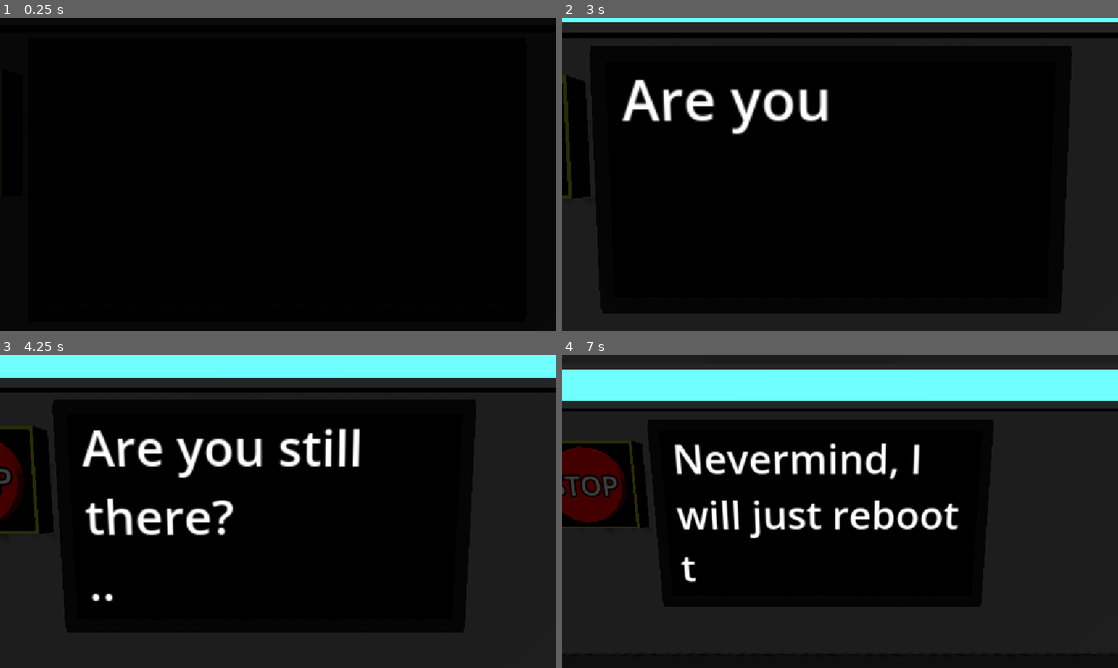
Above: before the commit, frames 1-4 (two rows, left to right).
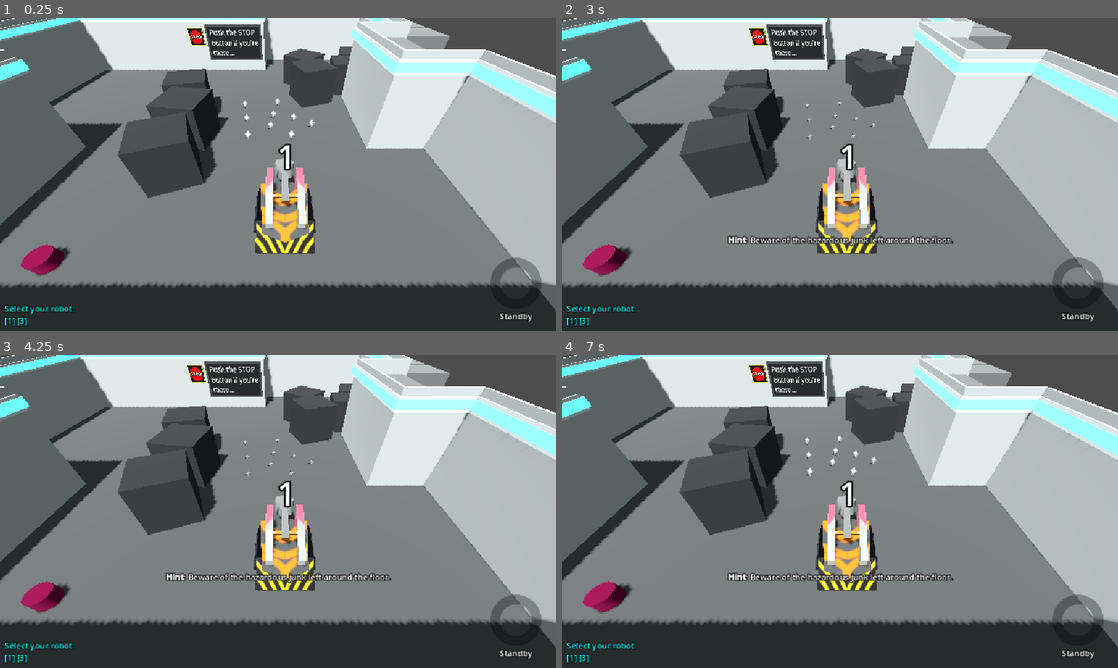
Above: after the commit, the same moments.

Repository: gheja/bot-loop
Game: Godot game, scene res://scenes/main_scene.tscn
Two runs of this game, one before a commit and one after it. Both use one fixed random seed, a clock stepped at 60 frames per second and the inputs below.
Inputs (mouse positions are in pixels of both pictures, inside the frame that each line leads up to):
- Up to frame 1 (0.25 s): no input
- Up to frame 2 (3 s): move the mouse to (962, 158) at 0.52 s; hold D (move_right) 0.53-1.28 s; tap E (action_primary) every 0.75 s from 0.6 to 2.85 s; move the mouse to (812, 174) at 1.27 s; hold W (move_up) from 1.28 s (still down); move the mouse to (851, 168) at 2.02 s; move the mouse to (834, 180) at 2.77 s
- Up to frame 3 (4.25 s): keep holding W (move_up); move the mouse to (316, 514) at 3.52 s; tap E (action_primary) at 3.6 s
- Up to frame 4 (7 s): move the mouse to (795, 508) at 4.27 s; tap E (action_primary) every 0.75 s from 4.35 to 6.6 s; move the mouse to (845, 511) at 5.02 s; move the mouse to (817, 505) at 5.77 s; release W (move_up) at 5.78 s; hold D (move_right) 5.78-6.53 s; move the mouse to (867, 511) at 6.52 s; hold W (move_up) from 6.53 s (still down)

The runs differ from the first frame. In frame 1, 99% of the frame differs, in the area x 0-100%, y 0-100%; in frame 2, 92%; in frame 3, 86%; in frame 4, 88%.

Commit message:
Added PlayerCharacterMini, started to implement bot selection

Diff:
--- a/src/objects/player_character_base.gd
+++ b/src/objects/player_character_base.gd
@@ -7,7 +7,7 @@
 @export var has_primary_action = true
 @export var controls_help_text = "[E] [Click] Use hammer"
 
-@export_enum("hammer", "roomba") var bot_class = "hammer"
+@export_enum("hammer", "roomba", "mini") var bot_class = "hammer"
 
 @onready var camera_pivot = $Node3D/CameraPivot
 @onready var camera = $Node3D/CameraPivot/SpringArm3D/Camera3D
@@ -15,6 +15,8 @@
 @onready var upper_body = $Visuals/UpperBody
 @onready var player_index_label: Label3D = $Visuals/PlayerIndexLabel
 @onready var moving_platform_raycast: RayCast3D = $MovingPlatformRaycast
+@onready var ghost_indicator: CSGSphere3D = $Visuals/Indicators/GhostIndicator
+@onready var selection_indicator: CSGSphere3D = $Visuals/Indicators/SelectionIndicator
 
 @onready var effect_scene = preload("res://effects/effect_broken_down.tscn")
 
@@ -34,6 +36,14 @@
 }
 
 func _ready() -> void:
+	if bot_class == "mini":
+		$PlayerSelectionArea.monitoring = true
+	else:
+		$PlayerSelectionHitbox.monitorable = true
+
+	ghost_indicator.hide()
+	selection_indicator.hide()
+
 	if player_index == -1:
 		# this is hackis but at least this way we don't need to edit the children
 		var parent = get_parent()
@@ -161,3 +171,31 @@
 			return
 
 	break_down()
+
+func get_parent_of_type(obj: Node3D, class_to_search: String):
+	var parent: Node3D
+	parent = obj
+	while true:
+		if parent.is_class(class_to_search):
+			return parent
+
+		parent = parent.get_parent()
+		assert(parent)
+
+var highlighted_character: ObjectPlayerCharacter = null
+
+func set_highlight(value: bool):
+	selection_indicator.visible = value
+
+func _on_player_selection_area_area_entered(area: Area3D) -> void:
+	if highlighted_character:
+		highlighted_character.set_highlight(false)
+		highlighted_character = null
+
+	highlighted_character = get_parent_of_type(area, "CharacterBody3D")
+	highlighted_character.set_highlight(true)
+
+func _on_player_selection_area_area_exited(area: Area3D) -> void:
+	if highlighted_character:
+		highlighted_character.set_highlight(false)
+		highlighted_character = null
--- a/src/objects/player_character_base.tscn
+++ b/src/objects/player_character_base.tscn
@@ -1,6 +1,12 @@
-[gd_scene load_steps=7 format=3 uid="uid://cbv1iy11bd6x1"]
+[gd_scene load_steps=10 format=3 uid="uid://cbv1iy11bd6x1"]
 
 [ext_resource type="Script" uid="uid://c8ry4ey5mq5yc" path="res://objects/player_character_base.gd" id="1_w4qtm"]
+
+[sub_resource type="StandardMaterial3D" id="StandardMaterial3D_5jmjx"]
+albedo_color = Color(0, 1, 1, 1)
+
+[sub_resource type="StandardMaterial3D" id="StandardMaterial3D_nhemo"]
+albedo_color = Color(1, 0, 0, 1)
 
 [sub_resource type="SphereShape3D" id="SphereShape3D_h5vi8"]
 
@@ -17,6 +23,9 @@
 height = 0.400269
 radius = 0.581543
 
+[sub_resource type="SphereShape3D" id="SphereShape3D_5jmjx"]
+radius = 0.8
+
 [node name="PlayerCharacterBase" type="CharacterBody3D" groups=["player_objects"]]
 script = ExtResource("1_w4qtm")
 
@@ -26,6 +35,20 @@
 
 [node name="UpperBody" type="Node3D" parent="Visuals"]
 transform = Transform3D(1, 0, 0, 0, 1, 0, 0, 0, 1, 0, 0.80354, 0)
+
+[node name="Indicators" type="Node3D" parent="Visuals"]
+
+[node name="GhostIndicator" type="CSGSphere3D" parent="Visuals/Indicators"]
+transform = Transform3D(1, 0, 0, 0, 1, 0, 0, 0, 1, 0, 1, 0)
+radial_segments = 4
+rings = 2
+material = SubResource("StandardMaterial3D_5jmjx")
+
+[node name="SelectionIndicator" type="CSGSphere3D" parent="Visuals/Indicators"]
+transform = Transform3D(1, 0, 0, 0, 1, 0, 0, 0, 1, 0, 1.53409, 0)
+radial_segments = 4
+rings = 2
+material = SubResource("StandardMaterial3D_nhemo")
 
 [node name="PlayerIndexLabel" type="Label3D" parent="Visuals"]
 transform = Transform3D(1, 0, 0, 0, 1, 0, 0, 0, 1, 0, 2, 0)
@@ -74,4 +97,24 @@
 [node name="MovingPlatformRaycast" type="RayCast3D" parent="."]
 collision_mask = 8
 
+[node name="PlayerSelectionHitbox" type="Area3D" parent="."]
+collision_layer = 16
+collision_mask = 0
+monitoring = false
+monitorable = false
+
+[node name="CollisionShape3D" type="CollisionShape3D" parent="PlayerSelectionHitbox"]
+shape = SubResource("SphereShape3D_5jmjx")
+
+[node name="PlayerSelectionArea" type="Area3D" parent="."]
+collision_layer = 0
+collision_mask = 16
+monitoring = false
+monitorable = false
+
+[node name="CollisionShape3D" type="CollisionShape3D" parent="PlayerSelectionArea"]
+shape = SubResource("SphereShape3D_5jmjx")
+
 [connection signal="area_entered" from="HitBox" to="." method="_on_hit_box_area_entered"]
+[connection signal="area_entered" from="PlayerSelectionArea" to="." method="_on_player_selection_area_area_entered"]
+[connection signal="area_exited" from="PlayerSelectionArea" to="." method="_on_player_selection_area_area_exited"]
--- /dev/null
+++ b/src/objects/player_character_mini.tscn
@@ -0,0 +1,44 @@
+[gd_scene load_steps=7 format=3 uid="uid://yqqd361obmhf"]
+
+[ext_resource type="Script" uid="uid://cqlw0x5ovn8m2" path="res://objects/player_character_subclass.gd" id="1_bwbrp"]
+[ext_resource type="PackedScene" uid="uid://cbv1iy11bd6x1" path="res://objects/player_character_base.tscn" id="2_dctle"]
+
+[sub_resource type="StandardMaterial3D" id="StandardMaterial3D_bwbrp"]
+albedo_color = Color(0.472385, 0, 0.245187, 1)
+
+[sub_resource type="Animation" id="Animation_t5a1n"]
+length = 0.001
+
+[sub_resource type="Animation" id="Animation_mxwbm"]
+resource_name = "primary_action"
+step = 0.1
+
+[sub_resource type="AnimationLibrary" id="AnimationLibrary_eaipk"]
+_data = {
+&"RESET": SubResource("Animation_t5a1n"),
+&"primary_action": SubResource("Animation_mxwbm")
+}
+
+[node name="PlayerCharacterMini" type="Node3D"]
+script = ExtResource("1_bwbrp")
+
+[node name="PlayerCharacterBase" parent="." instance=ExtResource("2_dctle")]
+controls_help_text = "[E] [Click] Select Bot"
+bot_class = "mini"
+
+[node name="CSGCylinder3D" type="CSGCylinder3D" parent="PlayerCharacterBase/Visuals/LowerBody" index="0"]
+transform = Transform3D(0.734258, 0, 0, 0, 0.663067, 0, 0, 0, 0.734258, 0, 0.166422, 0)
+radius = 0.337402
+height = 0.464783
+sides = 19
+material = SubResource("StandardMaterial3D_bwbrp")
+
+[node name="CollisionShapeUpper" parent="PlayerCharacterBase" index="2"]
+transform = Transform3D(1, 0, 0, 0, 1, 0, 0, 0, 1, 0, 0.540771, 0)
+
+[node name="AnimationPlayer" type="AnimationPlayer" parent="PlayerCharacterBase"]
+libraries = {
+&"": SubResource("AnimationLibrary_eaipk")
+}
+
+[editable path="PlayerCharacterBase"]
--- a/src/project.godot
+++ b/src/project.godot
@@ -122,6 +122,7 @@
 3d_physics/layer_2="Interaction"
 3d_physics/layer_3="Hurt"
 3d_physics/layer_4="Platform"
+3d_physics/layer_5="PlayerSelection"
 
 [physics]
 
--- a/src/scenes/level_1.tscn
+++ b/src/scenes/level_1.tscn
@@ -7,6 +7,7 @@
 [ext_resource type="PackedScene" uid="uid://dnnjjb6md5gvt" path="res://objects/object_stop_button.tscn" id="6_6dial"]
 [ext_resource type="PackedScene" uid="uid://b82gg0yds1jf3" path="res://objects/object_display.tscn" id="7_7nomh"]
 [ext_resource type="PackedScene" uid="uid://b7uql7ksjs0rd" path="res://objects/object_box.tscn" id="7_15mv3"]
+[ext_resource type="PackedScene" uid="uid://yqqd361obmhf" path="res://objects/player_character_mini.tscn" id="9_e3sih"]
 [ext_resource type="PackedScene" uid="uid://vtcyr4a4c47f" path="res://objects/player_character_bot_hammer.tscn" id="10_2cbcq"]
 
 [node name="Level1" type="Node3D"]
@@ -150,6 +151,10 @@
 transform = Transform3D(0.999999, 0, 0, 0, 0.999999, 0, 0, 0, 0.999999, 1.99643, 0.1, 3.99285)
 player_index = 1
 
+[node name="PlayerCharacterMini" parent="LevelBase/PlayerObjectContainer" index="1" instance=ExtResource("9_e3sih")]
+transform = Transform3D(1, 0, 0, 0, 1, 0, 0, 0, 1, -2.99464, 0, 1.99643)
+player_index = 3
+
 [node name="LevelCamera3D" parent="LevelBase" index="2"]
 transform = Transform3D(0.998213, 0, 0, 0, 0.705843, 0.705843, 0, -0.705843, 0.705843, 1.855, 4.382, 6.733)
 
--- a/src/scenes/level_1b.tscn
+++ b/src/scenes/level_1b.tscn
@@ -9,6 +9,7 @@
 [ext_resource type="PackedScene" uid="uid://b7uql7ksjs0rd" path="res://objects/object_box.tscn" id="7_k1n66"]
 [ext_resource type="PackedScene" uid="uid://camdrurfym6xn" path="res://objects/object_trap.tscn" id="8_0n2fi"]
 [ext_resource type="PackedScene" uid="uid://vtcyr4a4c47f" path="res://objects/player_character_bot_hammer.tscn" id="9_41763"]
+[ext_resource type="PackedScene" uid="uid://yqqd361obmhf" path="res://objects/player_character_mini.tscn" id="10_j4ut0"]
 
 [node name="Level1B" type="Node3D"]
 
@@ -170,6 +171,10 @@
 transform = Transform3D(0.999999, 0, 0, 0, 0.999999, 0, 0, 0, 0.999999, 1.99643, 0.1, 3.99285)
 player_index = 1
 
+[node name="PlayerCharacterMini" parent="LevelBase/PlayerObjectContainer" index="1" instance=ExtResource("10_j4ut0")]
+transform = Transform3D(1, 0, 0, 0, 1, 0, 0, 0, 1, -2.99464, 0, 4.99106)
+player_index = 3
+
 [node name="LevelCamera3D" parent="LevelBase" index="2"]
 transform = Transform3D(0.998213, 0, 0, 0, 0.705843, 0.705843, 0, -0.705843, 0.705843, 1.855, 4.382, 6.733)
 
--- a/src/scenes/main_scene.tscn
+++ b/src/scenes/main_scene.tscn
@@ -149,7 +149,7 @@
 
 [node name="MainScene" type="Node3D"]
 script = ExtResource("1_7ykc4")
-level_list = Array[PackedScene]([ExtResource("3_7ykc4"), ExtResource("3_6wevv"), ExtResource("4_e1cbu"), ExtResource("2_gubc5"), ExtResource("2_rt2n2"), ExtResource("2_c16ls"), ExtResource("2_c1pb6"), ExtResource("2_6wevv")])
+level_list = Array[PackedScene]([ExtResource("3_6wevv"), ExtResource("3_7ykc4"), ExtResource("4_e1cbu"), ExtResource("2_gubc5"), ExtResource("2_rt2n2"), ExtResource("2_c16ls"), ExtResource("2_c1pb6"), ExtResource("2_6wevv")])
 
 [node name="WorldEnvironment" type="WorldEnvironment" parent="."]
 environment = SubResource("Environment_w2twt")
Not shown: 1 places in src/scenes/level_1.tscn that only renumber resources
Not shown: 1 places in src/scenes/level_1b.tscn that only renumber resources
